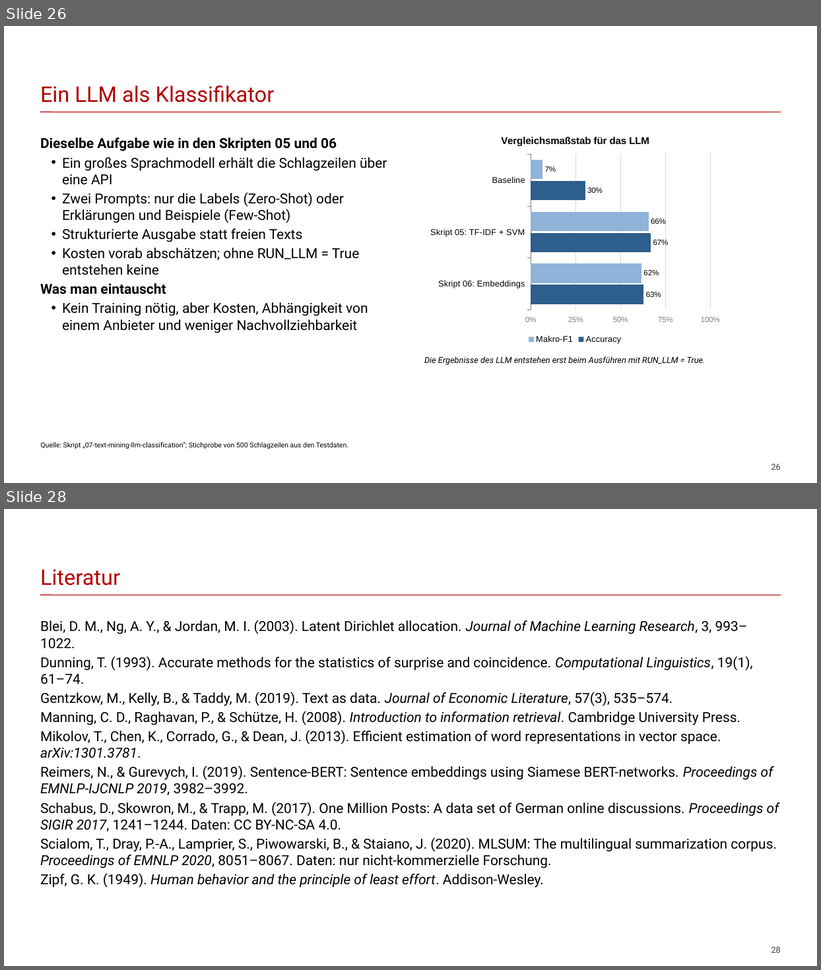
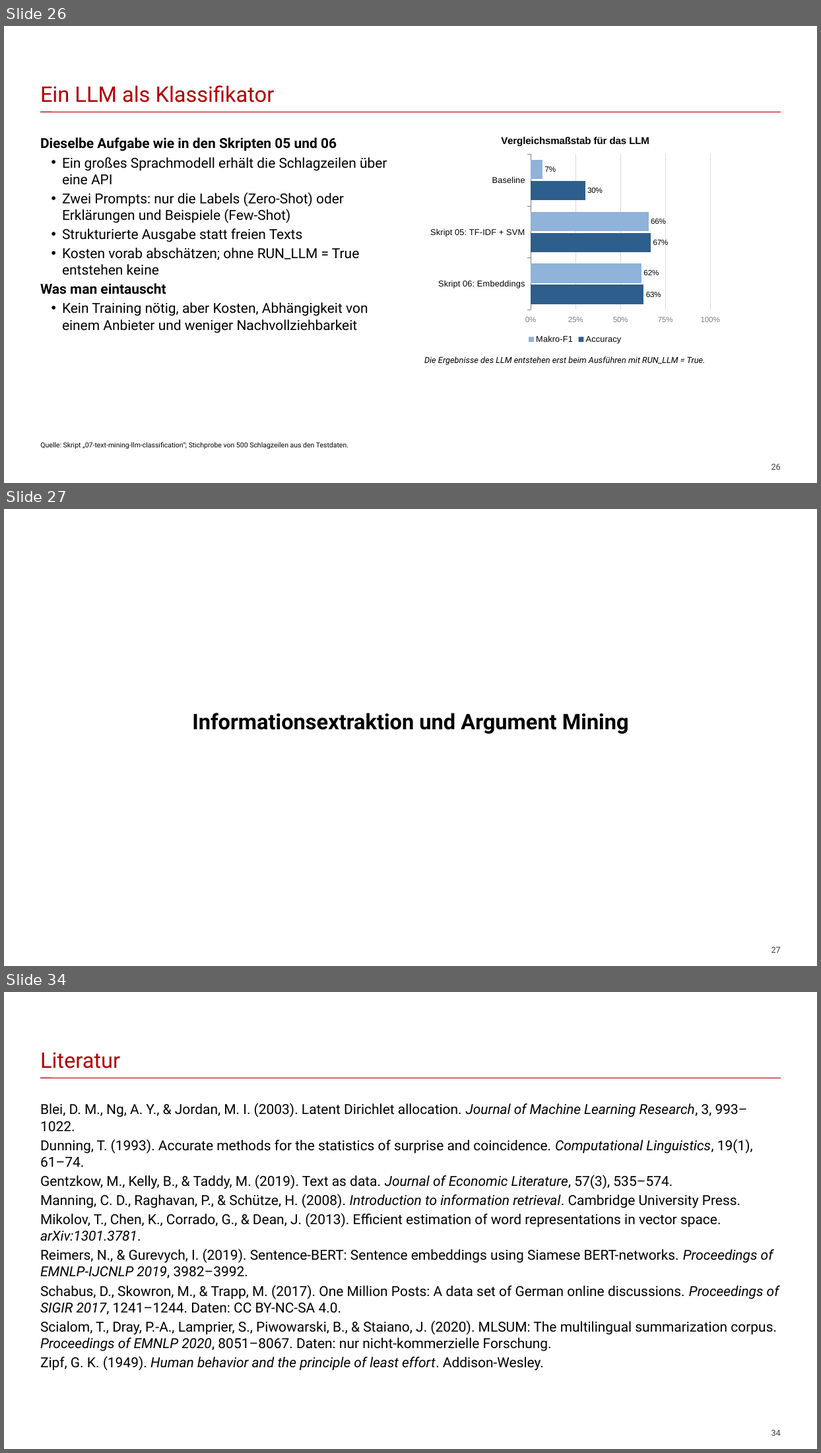
Before and after one commit to franzmohr/intro-text-mining-de, a slide deck: text-mining.odp. Shown one above the other, each under a label of ours: slides 26 and 28 before the commit, slides 26, 27 and 34 after it; the slides between them are not shown. The pictures are 821x970 and 821x1453 pixels, drawn with LibreOffice and Linux fonts; fonts in the diff are those of the drawing. Boxes give left, top, right and bottom in pixels: in the first picture for what was removed or moved away, otherwise in the second. Text is boxed around its words. In the diff, an @@ line names an element or a change of style, - is before the commit and + after.

```diff
--- a/text-mining.odp
+++ b/text-mining.odp
@@ slide 27 added at (4,509,817,966), background #FFFFFF @@
@@ title added at (192,713,629,734), 28 pt, text #000000, bold @@
+Informationsextraktion und Argument Mining
@@ page number added at (772,947,781,953), 11 pt, text #404040 @@
+27
@@ what was slide 28 is now slide 34 @@
@@ page number at (772,1430,781,1436): text changed @@
-28
+34
```
Also in this commit, not shown: 6 slides changed, 6 other slides added, 9 other files.
